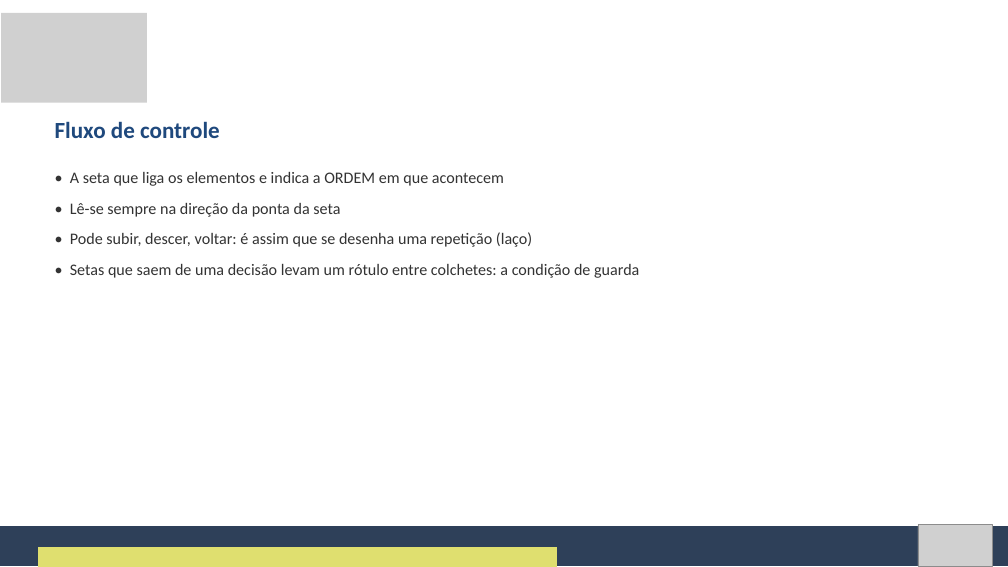
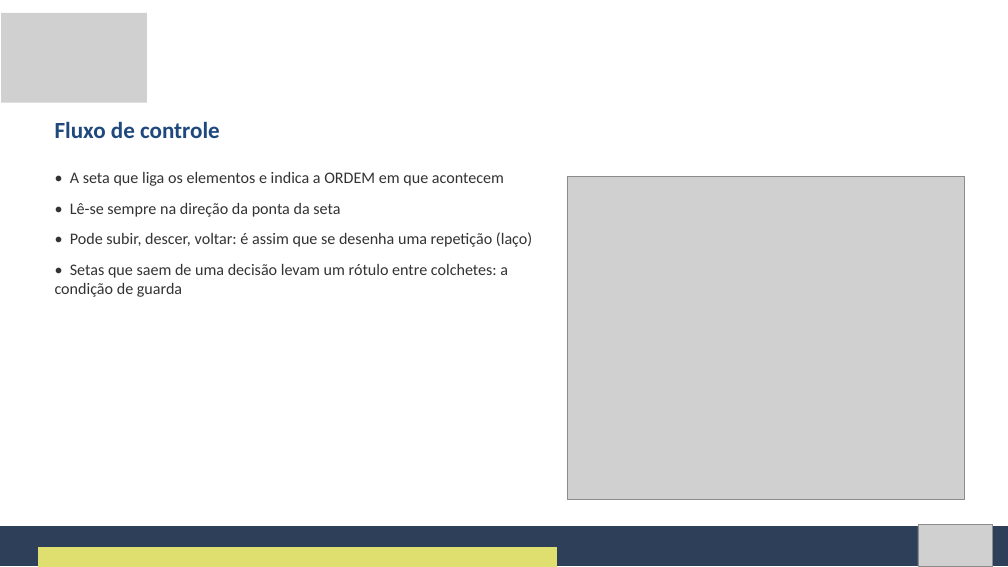
Before and after one commit to Natan20/Curso-Modelagem-De-Sistemas-Material, a slide deck: slide 21 of Aula 07 - 02-10-2026/Aula 7 - Slides.pptx. Drawn at 1008x567 pixels with LibreOffice and Linux fonts; fonts in the diff are those of the drawing; grey boxes stand for pictures. Boxes give left, top, right and bottom in pixels: in the first picture for what was removed or moved away, otherwise in the second. Text is boxed around its words. In the diff, an @@ line names an element or a change of style, - is before the commit and + after.

```diff
--- a/Aula 07 - 02-10-2026/Aula 7 - Slides.pptx
+++ b/Aula 07 - 02-10-2026/Aula 7 - Slides.pptx
@@ text "• A seta que liga ..." rewrapped from <box>70,172,639,278</box> to <box>55,172,532,297</box> @@
@@ picture added at <box>568,176,964,499</box> @@
```
Also in this commit, not shown: 13 other slides changed.
